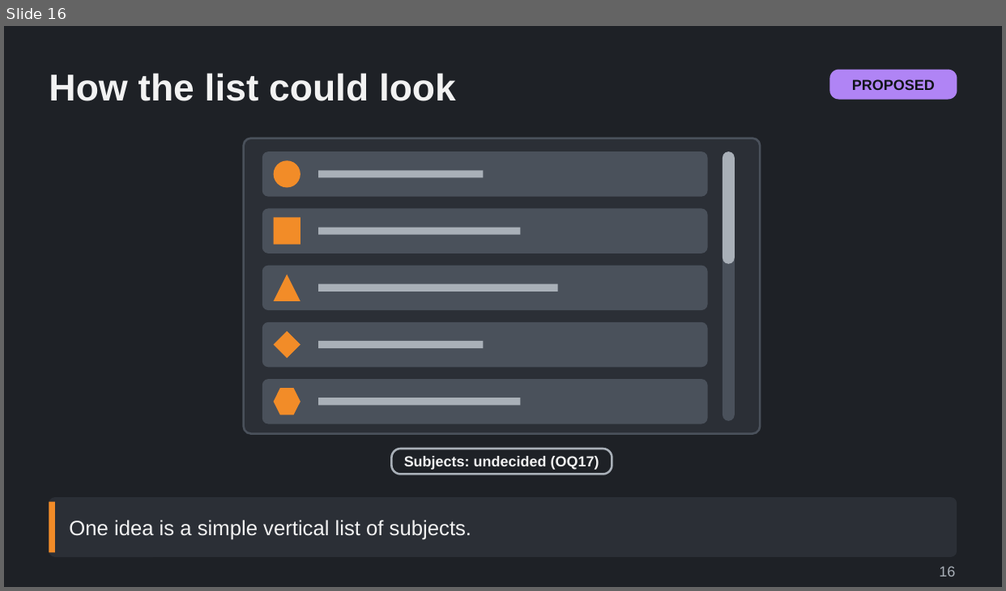
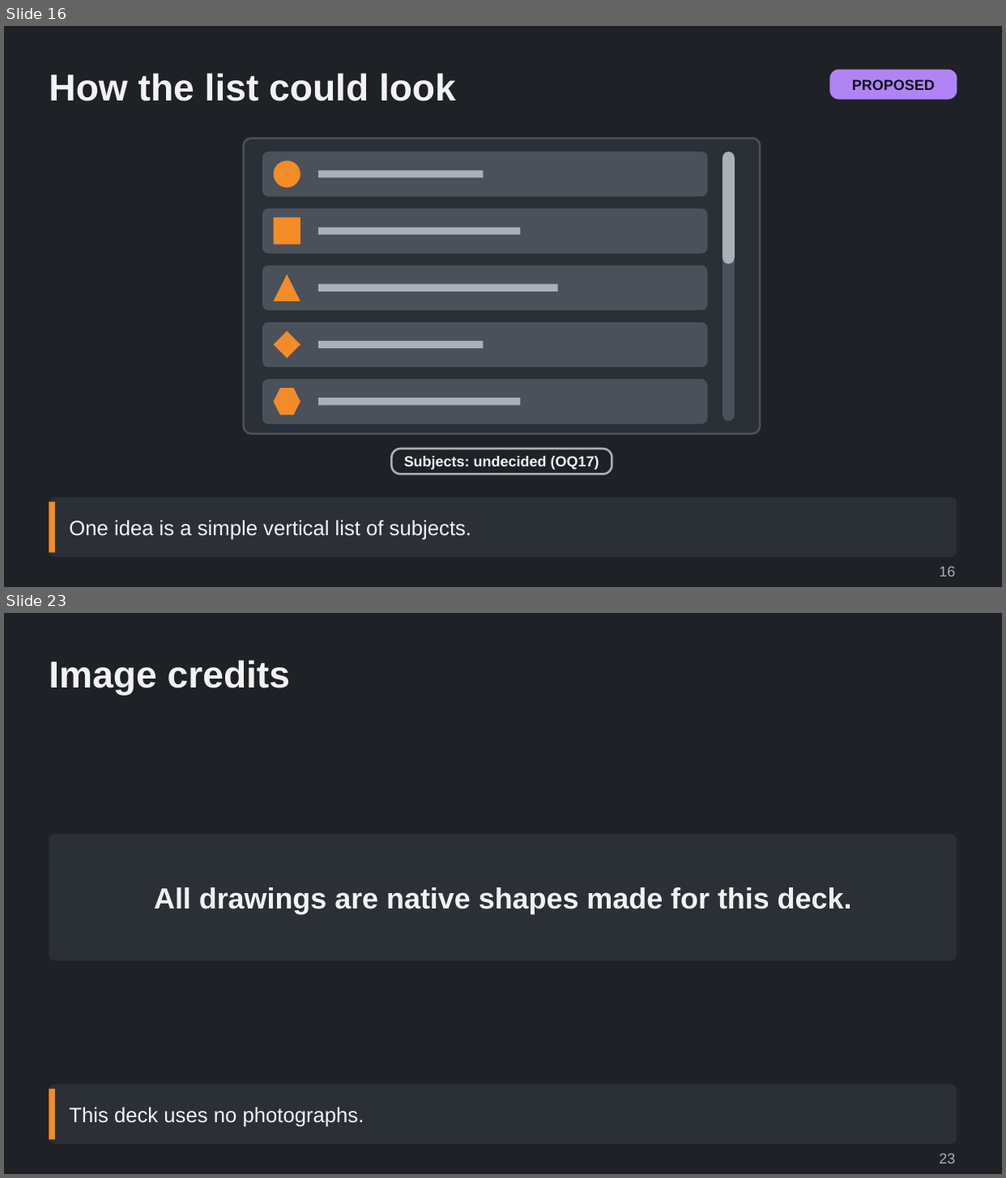
Before and after one commit to Tarenkookoo/Satisfactory---Early-Locomotion, a slide deck: Reporting/Claude Presents/Deck6_Assistant/Railway_Guide_Lessons_and_Build_Menu_Explained.pptx. Shown one above the other, each under a label of ours: slide 16 before the commit, slides 16 and 23 after it; the slides between them are not shown. The pictures are 1006x591 and 1006x1178 pixels, drawn with LibreOffice and Linux fonts; fonts in the diff are those of the drawing. Boxes give left, top, right and bottom in pixels: in the first picture for what was removed or moved away, otherwise in the second. Text is boxed around its words. In the diff, an @@ line names an element or a change of style, - is before the commit and + after.

```diff
--- a/Reporting/Claude Presents/Deck6_Assistant/Railway_Guide_Lessons_and_Build_Menu_Explained.pptx
+++ b/Reporting/Claude Presents/Deck6_Assistant/Railway_Guide_Lessons_and_Build_Menu_Explained.pptx
@@ slide 23 added at box(4, 613, 1002, 1174), background #1E2126 @@
@@ title added at box(49, 660, 290, 696), 36 pt, text #F2F2F2, bold @@
+Image credits
@@ rounded rectangle added at box(49, 834, 957, 961), fill #2B2F36 @@
@@ text added at box(154, 888, 852, 914), 28 pt, text #F2F2F2, bold @@
+All drawings are native shapes made for this deck.
@@ rounded rectangle added at box(49, 1084, 957, 1144), fill #2B2F36 @@
@@ rectangle added at box(49, 1089, 55, 1140), fill #F28C28 @@
@@ text added at box(69, 1107, 364, 1127), 20 pt, text #F2F2F2 @@
+This deck uses no photographs.
@@ text added at box(939, 1153, 955, 1164), 14 pt, text #A9B0B8 @@
+23
```
Also in this commit, not shown: 6 other slides added, 4 other files.
